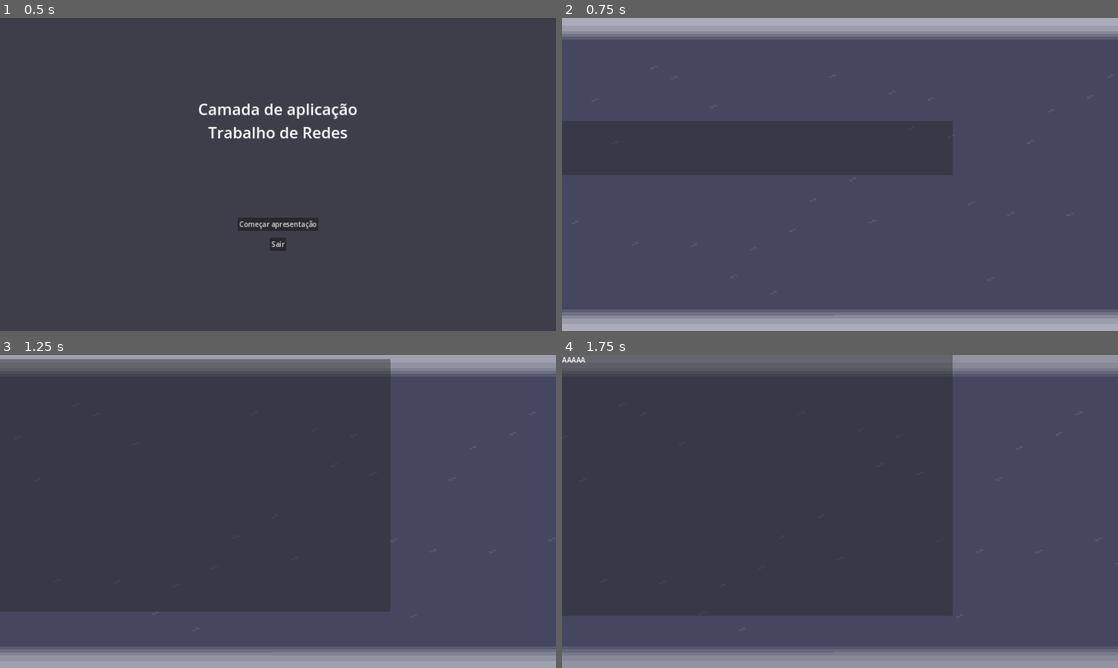
Above: before the commit, frames 1-4 (two rows, left to right).
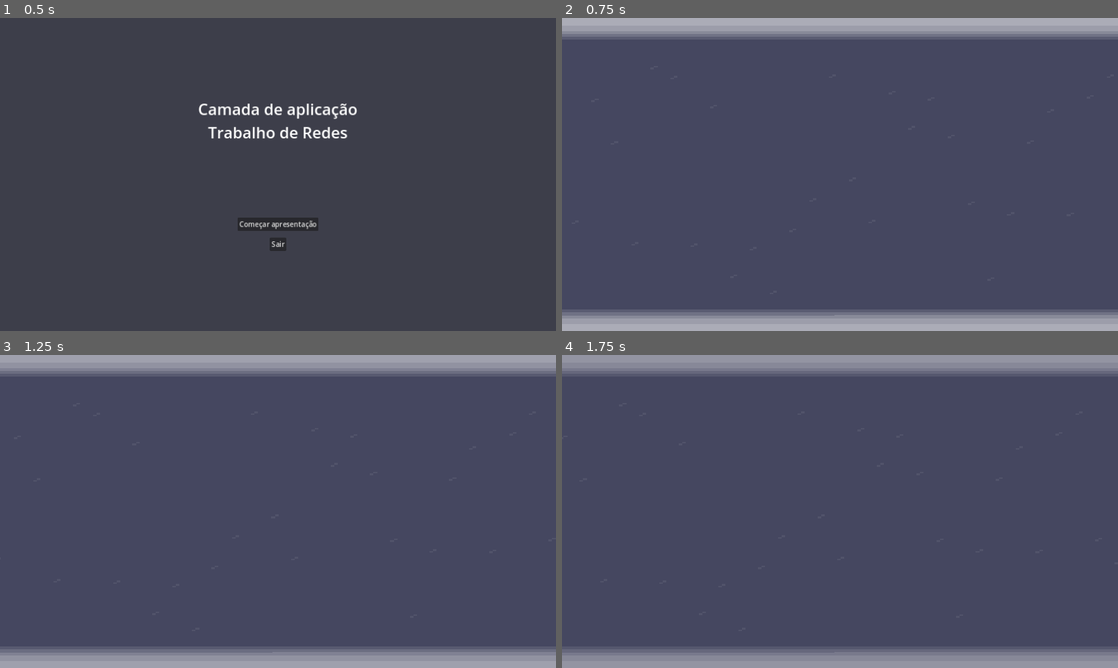
Above: after the commit, the same moments.

Repository: NomikuH8/godot-presentations
Game: Godot game, scene res://scenes/menu.tscn
Two runs of this game, one before a commit and one after it. Both use one fixed random seed, a clock stepped at 60 frames per second and the inputs below. The project has no main scene, so this scene is started directly.
Inputs (mouse positions are in pixels of both pictures, inside the frame that each line leads up to):
- Up to frame 1 (0.5 s): no input
- Up to frame 2 (0.75 s): click "Começar apresentação" at 0.5 s
- Up to frame 3 (1.25 s): no input
- Up to frame 4 (1.75 s): move the mouse to (962, 495) at 1.27 s; hold Right (ui_right) from 1.28 s (still down)

Frame 1 is identical in both runs. In frame 2, 12% of the frame differs, in the area x 0-71%, y 32-51%; in frame 3, 57%; in frame 4, 59%, in the area x 0-71%, y 0-84%.

Commit message:
adicionado umas coisas ai

Diff:
--- /dev/null
+++ b/prefabs/slideshow/SlideImage.tscn
@@ -0,0 +1,54 @@
+[gd_scene load_steps=5 format=3 uid="uid://bckxllfl2iaih"]
+
+[ext_resource type="Texture2D" uid="uid://dw068f32oojdp" path="res://images/blinker/blinker.png" id="1_em30k"]
+
+[sub_resource type="Animation" id="Animation_2c53v"]
+length = 0.2
+tracks/0/type = "value"
+tracks/0/imported = false
+tracks/0/enabled = true
+tracks/0/path = NodePath(".:modulate")
+tracks/0/interp = 1
+tracks/0/loop_wrap = true
+tracks/0/keys = {
+"times": PackedFloat32Array(0, 0.2),
+"transitions": PackedFloat32Array(1, 1),
+"update": 0,
+"values": [Color(1, 1, 1, 0), Color(1, 1, 1, 1)]
+}
+
+[sub_resource type="Animation" id="Animation_dcjfr"]
+resource_name = "idle_out"
+tracks/0/type = "value"
+tracks/0/imported = false
+tracks/0/enabled = true
+tracks/0/path = NodePath(".:modulate")
+tracks/0/interp = 1
+tracks/0/loop_wrap = true
+tracks/0/keys = {
+"times": PackedFloat32Array(0),
+"transitions": PackedFloat32Array(1),
+"update": 0,
+"values": [Color(1, 1, 1, 0)]
+}
+
+[sub_resource type="AnimationLibrary" id="AnimationLibrary_xcgyu"]
+_data = {
+"fade_in": SubResource("Animation_2c53v"),
+"idle_out": SubResource("Animation_dcjfr")
+}
+
+[node name="SlideImage" type="TextureRect"]
+modulate = Color(1, 1, 1, 0)
+texture_filter = 1
+texture_repeat = 2
+offset_left = 87.0
+offset_top = 37.0
+offset_right = 829.0
+offset_bottom = 105.0
+texture = ExtResource("1_em30k")
+
+[node name="AnimationPlayer" type="AnimationPlayer" parent="."]
+libraries = {
+"slide_image": SubResource("AnimationLibrary_xcgyu")
+}
--- a/prefabs/slideshow/slide.tscn
+++ b/prefabs/slideshow/slide.tscn
@@ -92,6 +92,7 @@
 states/slide_idle/node = SubResource("AnimationNodeAnimation_ydiyw")
 states/slide_idle/position = Vector2(693, 100)
 transitions = ["Start", "slide_enter_grow", SubResource("AnimationNodeStateMachineTransition_5s2yp"), "slide_enter_grow …(253 unchanged characters)…
+graph_offset = Vector2(397, -22)
 
 [node name="Panel" type="Panel"]
 custom_minimum_size = Vector2(900, 600)
@@ -106,6 +107,7 @@
 offset_bottom = 300.0
 grow_horizontal = 2
 grow_vertical = 2
+scale = Vector2(1, 1e-05)
 pivot_offset = Vector2(450, 300)
 theme_override_styles/panel = SubResource("StyleBoxFlat_sstgy")
 script = ExtResource("1_esd0j")
@@ -126,27 +128,6 @@
 parameters/conditions/enter_grow = false
 parameters/conditions/exit_shrink = false
 
-[node name="Label" type="Label" parent="."]
-layout_mode = 0
-offset_right = 896.0
-offset_bottom = 442.0
-text = "AAAAAAAAAAAAAAAAAAAAAAAAAAAAAAAAAAAAAAAAAAAA
-AAAAAAAAAAAAAAAAAAAAAAAAAAAAAAAAAAAAAAAAAAAAAAAAAAAAAA
-AAAAAAAAAAAA
-AAAAAAAAAAAAAAAAAAAAAAAAAAAAAAA"
-autowrap_mode = 2
-
-[node name="Label2" type="Label" parent="."]
-layout_mode = 0
-offset_left = 4.0
-offset_top = 126.0
-offset_right = 900.0
-offset_bottom = 568.0
-text = "AAAAAAAAAAAAAAAAAAAAAAAAAAAAAAAAAAAAAAAAAAAA
-AAAAAAAAAAAAAAAAAAAAAAAAAAAAAAAAAAAAAAAAAAAAAAAAAAAAAA
-AAAAAAAAAAAA
-AAAAAAAAAAAAAAAAAAAAAAAAAAAAAAA"
-autowrap_mode = 2
-
 [connection signal="timeout" from="TextTimer" to="." method="_on_text_timer_timeout"]
+[connection signal="timeout" from="ImageTimer" to="." method="_on_image_timer_timeout"]
 [connection signal="animation_finished" from="AnimationTree" to="." method="_on_animation_tree_animation_finished"]
--- a/scenes/slideshow.tscn
+++ b/scenes/slideshow.tscn
@@ -1,8 +1,9 @@
-[gd_scene load_steps=5 format=3 uid="uid://b6cf3b6h8e6lt"]
+[gd_scene load_steps=6 format=3 uid="uid://b6cf3b6h8e6lt"]
 
 [ext_resource type="PackedScene" uid="uid://upvucuou2f1j" path="res://prefabs/slideshow/SlideshowParticles.tscn" id="1_pdjoh"]
 [ext_resource type="PackedScene" uid="uid://b4f6mv66o5eb0" path="res://prefabs/slideshow/SlideshowBlinker.tscn" id="2_n6jdq"]
 [ext_resource type="PackedScene" uid="uid://drwd1q1oipqfa" path="res://prefabs/slideshow/SlideshowToolbar.tscn" id="3_408i4"]
+[ext_resource type="Script" path="res://scripts/slideshow/SlideControl.gd" id="3_wqglq"]
 [ext_resource type="PackedScene" uid="uid://c464hdyhdchl6" path="res://prefabs/slideshow/slide.tscn" id="4_730rp"]
 
 [node name="slideshow" type="Node"]
@@ -26,10 +27,12 @@
 anchors_preset = 0
 offset_right = 40.0
 offset_bottom = 40.0
+script = ExtResource("3_wqglq")
 
 [node name="SlideshowToolbar" parent="Control" instance=ExtResource("3_408i4")]
 visible = false
 layout_mode = 1
+slide_count = 0
 
 [node name="Slides" type="Control" parent="Control"]
 custom_minimum_size = Vector2(1280, 720)
@@ -37,10 +40,12 @@
 offset_right = 1280.0
 offset_bottom = 720.0
 
-[node name="Slide" parent="Control/Slides" instance=ExtResource("4_730rp")]
-layout_mode = 0
-anchors_preset = 0
-anchor_right = 0.0
-anchor_bottom = 0.0
-grow_horizontal = 1
-grow_vertical = 1
+[node name="Panel" parent="Control/Slides" instance=ExtResource("4_730rp")]
+layout_mode = 1
+
+[node name="Panel2" parent="Control/Slides" instance=ExtResource("4_730rp")]
+layout_mode = 1
+
+[connection signal="next_slide" from="Control/SlideshowToolbar" to="Control" method="_on_slideshow_toolbar_next_slide"]
+[connection signal="previous_slide" from="Control/SlideshowToolbar" to="Control" method="_on_slideshow_toolbar_previous_slide"]
+[connection signal="slider_changed" from="Control/SlideshowToolbar" to="Control" method="_on_slideshow_toolbar_slider_changed"]
--- a/scripts/slideshow/Slide.gd
+++ b/scripts/slideshow/Slide.gd
@@ -18,7 +18,7 @@
 @export var image_appear: float = .03
 
 @onready var all_children = self.get_children()
-@onready var images = all_children.filter(func(c): return c is TextureRect)
+@onready var images: Array[Node] = all_children.filter(func(c): return c is TextureRect)
 @onready var labels = all_children.filter(func(c): return c is Label)
 @onready var label_txts = labels.map(func(l: Label): return l.text)
 
@@ -26,6 +26,7 @@
 @onready var text_timer = $TextTimer
 @onready var image_timer = $ImageTimer
 
+var current_image_index: int = 0
 var current_label_index: int = 0
 var current_label_txt_index: int = 0
 
@@ -39,7 +40,7 @@
 	animation_tree.active = true
 
 	for i in images:
-		i.visible = false
+		i.get_child(0).play('slide_image/idle_out')
 
 	for l in labels:
 		l.text = ''
@@ -58,7 +59,16 @@
 		current_label_txt_index = 0
 
 
+func _on_image_timer_timeout():
+	if current_image_index > len(images) - 1:
+		image_timer.stop()
+		return
+
+	images[current_image_index].get_child(0).play('slide_image/fade_in')
+	current_image_index += 1
+
+
 func _on_animation_tree_animation_finished(anim_name):
-	print(anim_name)
 	if anim_name == 'slide/enter_grow':
 		text_timer.start()
+		image_timer.start()
--- /dev/null
+++ b/scripts/slideshow/SlideControl.gd
@@ -0,0 +1,42 @@
+extends Control
+
+@export var current_slide_index: int = 0
+
+@onready var slides: Array[Node] = $Slides.get_children()
+@onready var slideshow_toolbar = $SlideshowToolbar
+
+func _ready():
+	slideshow_toolbar.slide_count = len(slides)
+
+	for slide in slides:
+		slide.visible = false
+
+
+func update_slide(previous_slide: int):
+	if previous_slide != 0:
+		var exit_shrink = slides[previous_slide].animation_tree['parameters/conditions/exit_shrink']
+		if exit_shrink:
+			slides[previous_slide].animation_tree['parameters/playback'].travel('slide_exit_shrink')
+
+func _on_slideshow_toolbar_next_slide():
+	if current_slide_index >= len(slides) - 1:
+		return
+
+	var previous_slide: int = current_slide_index
+	current_slide_index += 1
+	update_slide(previous_slide)
+
+
+func _on_slideshow_toolbar_previous_slide():
+	if current_slide_index <= 0:
+		return
+
+	var previous_slide: int = current_slide_index
+	current_slide_index -= 1
+	update_slide(previous_slide)
+
+
+func _on_slideshow_toolbar_slider_changed(value: int):
+	var previous_slide: int = current_slide_index
+	current_slide_index = value
+	update_slide(previous_slide)
--- a/scripts/slideshow/SlideshowToolbar.gd
+++ b/scripts/slideshow/SlideshowToolbar.gd
@@ -10,8 +10,8 @@
 @export var slide_slider: HSlider
 
 func _ready():
-	slide_slider.max_value = slide_count - 1
-	slide_label.text = str(slide_slider.value + 1) + '/' + str(slide_count)
+	slide_slider.max_value = slide_count
+	update_label(1)
 	pass
 
 func _input(event):
@@ -55,7 +55,7 @@
 
 
 func _on_next_button_pressed():
-	if slide_slider.value + 1 > slide_count: return
+	if slide_slider.value + 1 >= slide_count: return
 
 	slide_slider.value = slide_slider.value + 1
 	update_label(slide_slider.value + 1)
